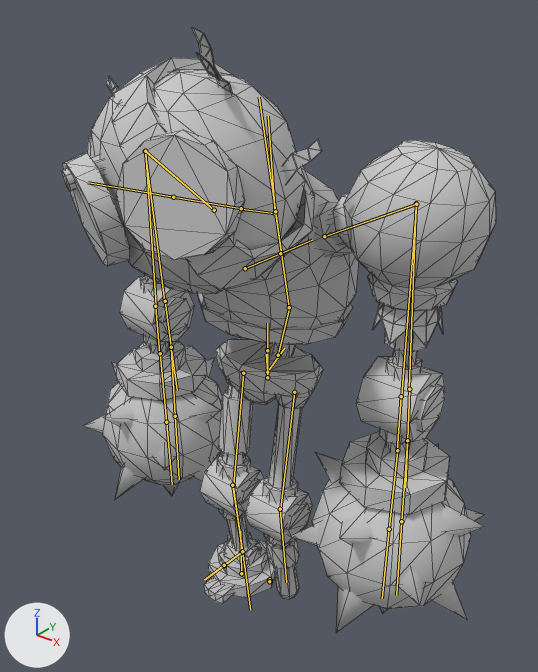
An edit to the FBX model Assets/Resources/Animations/Training_Dummy/Training_Dummy_01.fbx, drawn before and after from the same camera.
Before and after are seen from a camera (50 mm lens) standing at (1.5, -1.89, 2.32) and looking at (0.07, -0.09, 1.21). Lighting does not change. The marker at lower left points along +X, +Y and +Z. The older version comes first. Both versions are drawn at frame 1 of the action 'Movment'; the numbers are the values there. The bones that change, and the others that lie on the model, are drawn over the model as lines. Mesh edges are drawn as thin lines.

Objects in the first picture: 'Training Dummy'.
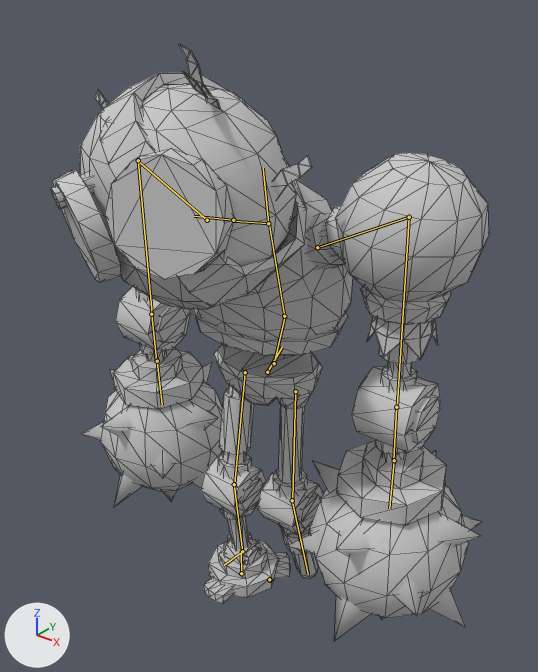
Where the change shows, as pixel boxes (x1, y1, x2, y2) in the pictures (538 x 672 px):
'Training Dummy', posed
    before: (61, 28, 496, 632)
    after: (50, 45, 489, 642)
bone 'RigPelvis', root to tip
    before: (267, 372) to (284, 348)
    after: (267, 372) to (282, 347)
bone 'RigSpine1', root to tip
    before: (278, 355) to (289, 307)
    after: (274, 363) to (285, 316)
bone 'RigRLeg1', root to tip
    before: (243, 373) to (233, 485)
    after: (245, 372) to (234, 484)

Diff of the bpy script that builds the scene:
```diff
--- a/Assets/Resources/Animations/Training_Dummy/Training_Dummy_01.fbx.py
+++ b/Assets/Resources/Animations/Training_Dummy/Training_Dummy_01.fbx.py
@@ bone_rigpelvis @@
 bone_rigpelvis = bpy.data.objects['Armature'].pose.bones['RigPelvis']
-bone_rigpelvis.rotation_quaternion = (1.0, 0.0, 0.0, 0.0)  # degrees (0, 0, 0)
+bone_rigpelvis.rotation_quaternion = (0.997, 0.0, 0.0, 0.071)  # degrees (0, 0, 8)
@@ bone_rigspine1 @@
 bone_rigspine1 = bpy.data.objects['Armature'].pose.bones['RigSpine1']  # child of 'RigPelvis'
-bone_rigspine1.location = (-0.7, 0.4, 0.0)
-bone_rigspine1.rotation_quaternion = (0.999, 0.0, 0.0, 0.049)  # degrees (0, 0, 6)
+bone_rigspine1.location = (-1.1, -3.4, 0.0)
+bone_rigspine1.rotation_quaternion = (1.0, 0.0, 0.0, -0.011)  # degrees (0, 0, -1)
@@ bone_rigrleg1 @@
 bone_rigrleg1 = bpy.data.objects['Armature'].pose.bones['RigRLeg1']  # child of 'RigPelvis'
-bone_rigrleg1.rotation_quaternion = (1.0, -0.001, -0.011, 0.0)  # degrees (0, -1, 0)
+bone_rigrleg1.rotation_quaternion = (0.997, -0.002, -0.011, 0.072)  # degrees (0, -1, 8)
```
